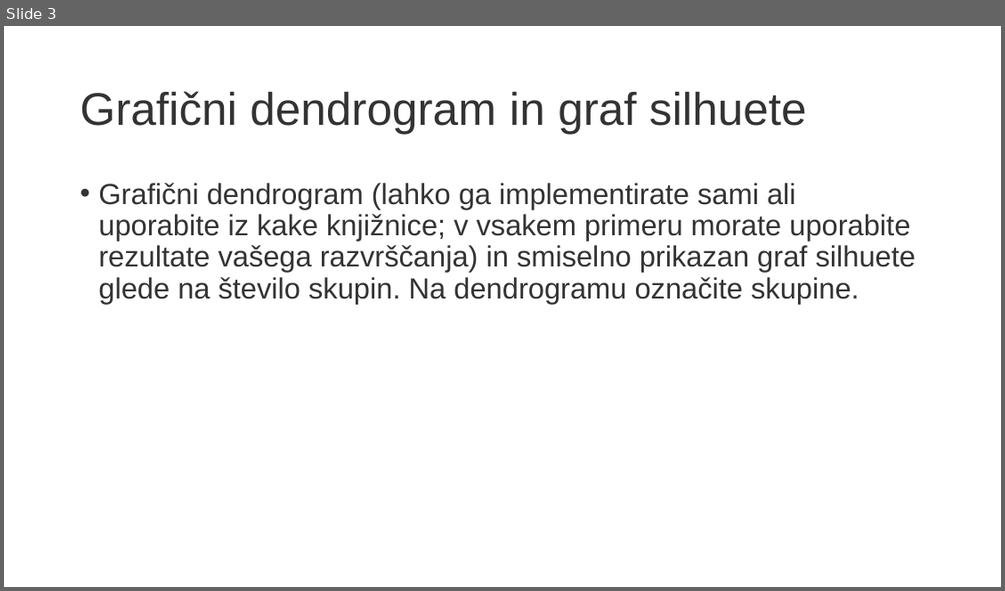
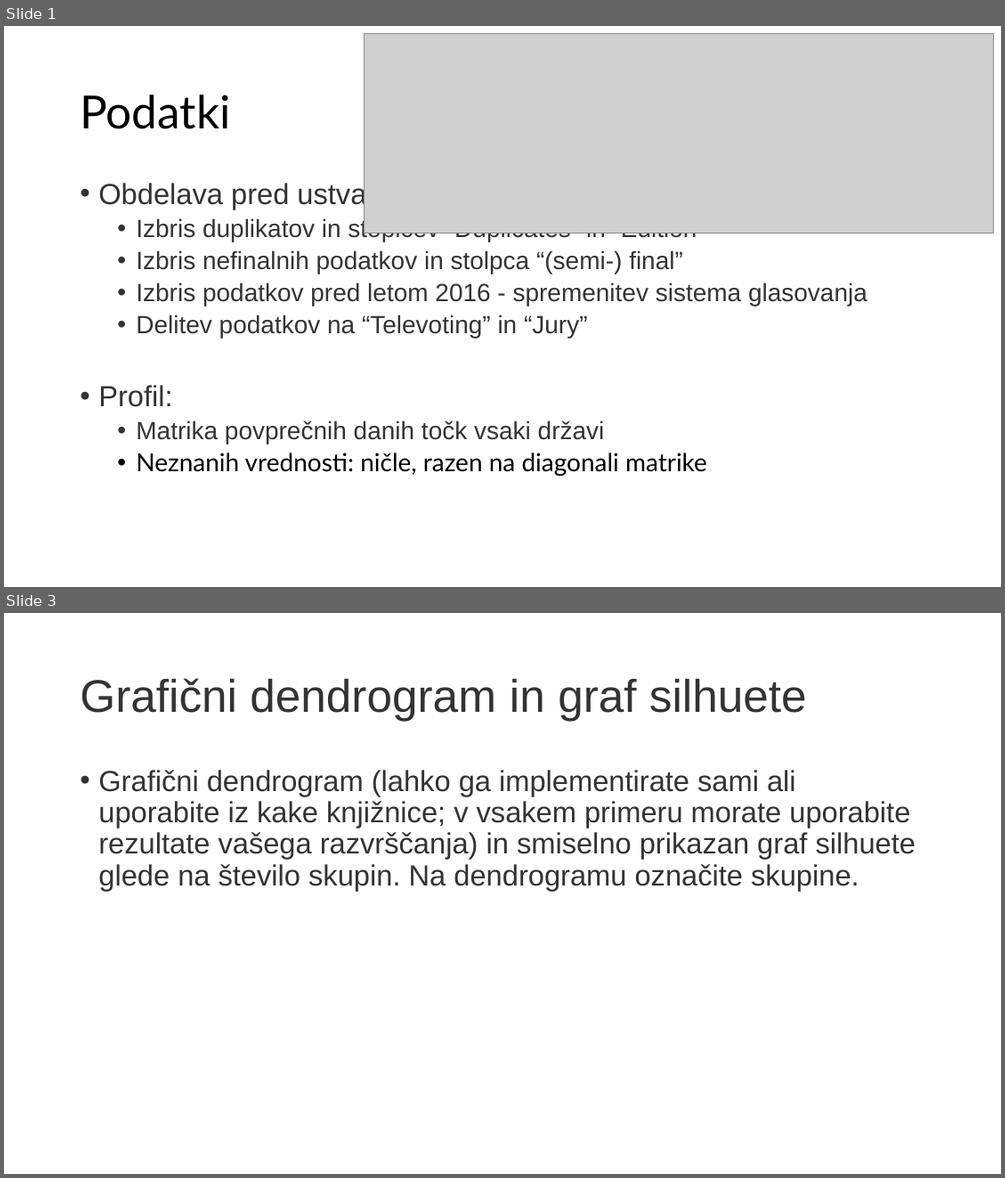
Before and after one commit to MatevzVidovic/UOZP, a slide deck: Aljaz/Naloga1/Aljaž_Rakovec_hw1.pptx. Shown one above the other, each under a label of ours: slide 3 before the commit, slides 1 and 3 after it; the slides between them are not shown. The pictures are 1005x591 and 1005x1178 pixels, drawn with LibreOffice and Linux fonts; fonts in the diff are those of the drawing; grey boxes stand for pictures. Boxes give left, top, right and bottom in pixels: in the first picture for what was removed or moved away, otherwise in the second. Text is boxed around its words. In the diff, an @@ line names an element or a change of style, - is before the commit and + after.

Commit message:
Updated silhouette and fixed diagonal values

```diff
--- a/Aljaz/Naloga1/Aljaž_Rakovec_hw1.pptx
+++ b/Aljaz/Naloga1/Aljaž_Rakovec_hw1.pptx
@@ slide 1 added at (x1=4, y1=26, x2=1001, y2=587), background #FFFFFF @@
@@ picture added at (x1=364, y1=33, x2=994, y2=233) @@
@@ title added at (x1=80, y1=95, x2=230, y2=129), 44 pt, text #000000 @@
+Podatki
@@ text added at (x1=98, y1=181, x2=867, y2=475), 24 pt, text #333333 @@
+• Obdelava pred ustvarjanjem profila:
+  • Izbris duplikatov in stoplcev “Duplicates” in “Edition”
+  • Izbris nefinalnih podatkov in stolpca “(semi-) final”
+  • Izbris podatkov pred letom 2016 - spremenitev sistema glasovanja
+  • Delitev podatkov na “Televoting” in “Jury”
+• Profil:
+  • Matrika povprečnih danih točk vsaki državi
+  • Neznanih vrednosti: ničle, razen na diagonali matrike
```
Also in this commit, not shown: 3 slides changed, 2 other slides added, 1 slide removed, 3 other files.
